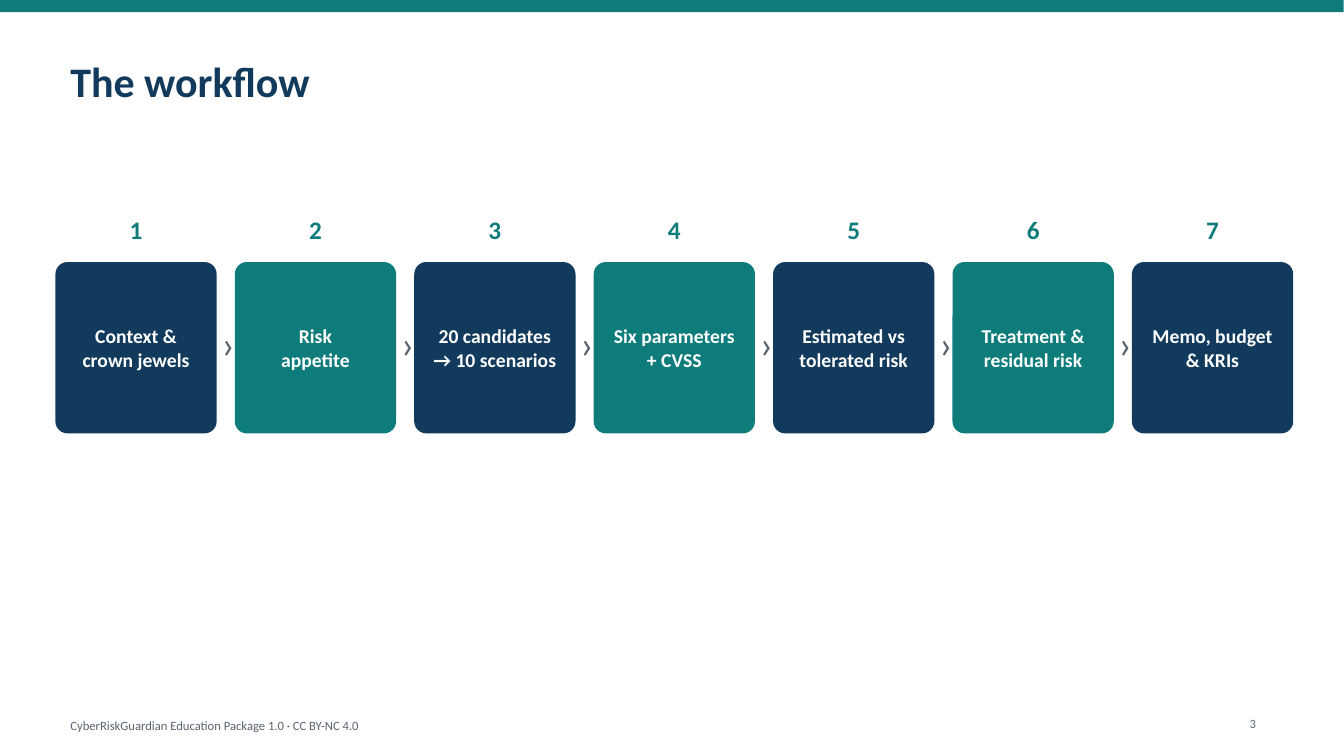
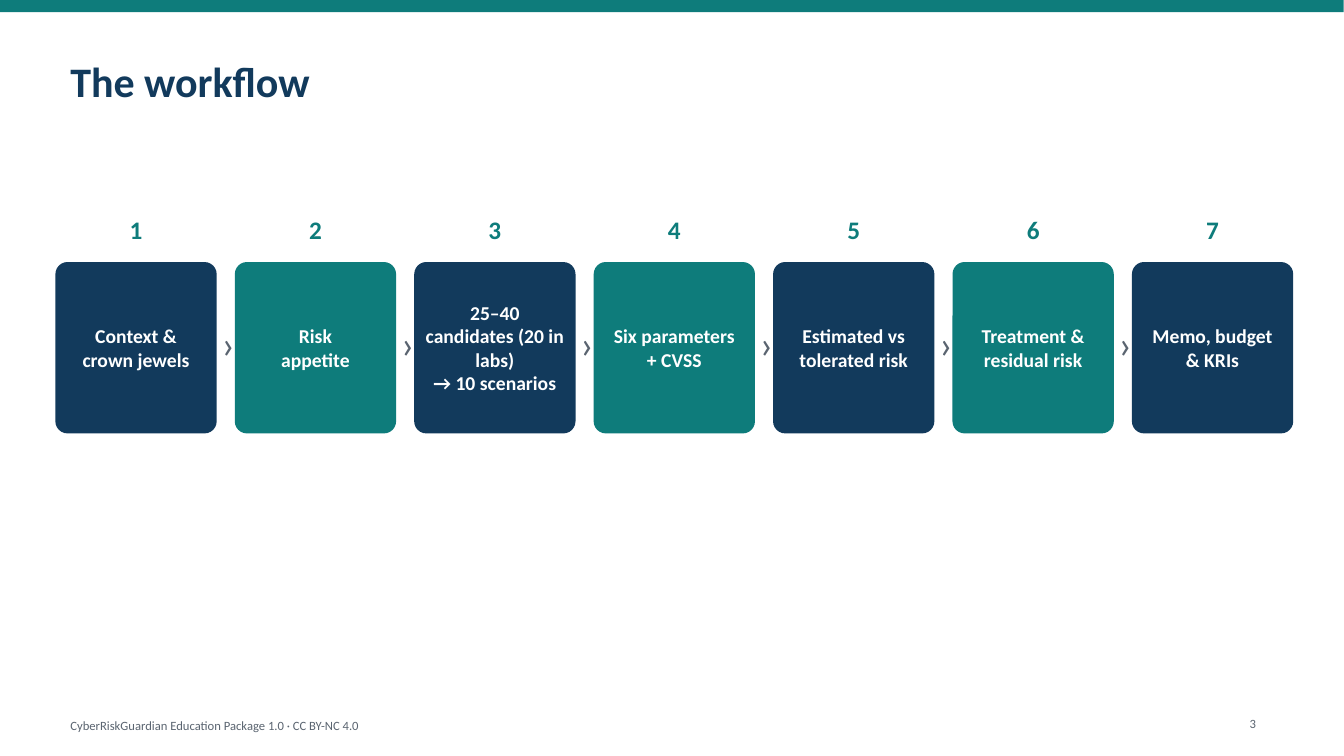
Before and after one commit to ITriskMgr/CyberRiskGuardian, a slide deck: slide 3 of education/slides/CRG_Intro_Deck_EN.pptx. Drawn at 1344x756 pixels with LibreOffice and Linux fonts; fonts in the diff are those of the drawing. Boxes give left, top, right and bottom in pixels: in the first picture for what was removed or moved away, otherwise in the second. Text is boxed around its words. In the diff, an @@ line names an element or a change of style, - is before the commit and + after.

```diff
--- a/education/slides/CRG_Intro_Deck_EN.pptx
+++ b/education/slides/CRG_Intro_Deck_EN.pptx
@@ text at [426,307,563,370]: text changed @@
-20 candidates
+25–40 candidates (20 in labs)
```
Also in this commit, not shown: 2 other slides changed, 30 other files.
